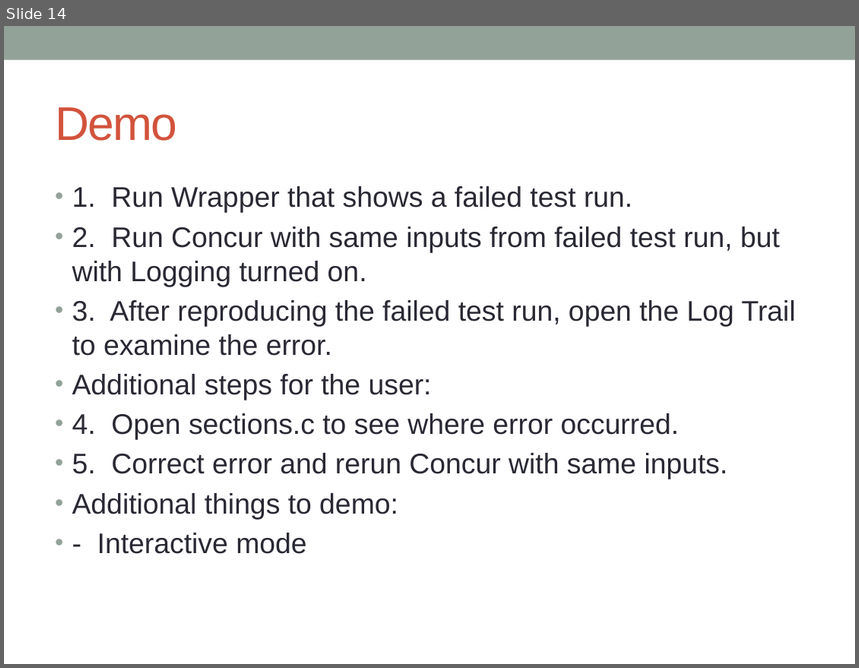
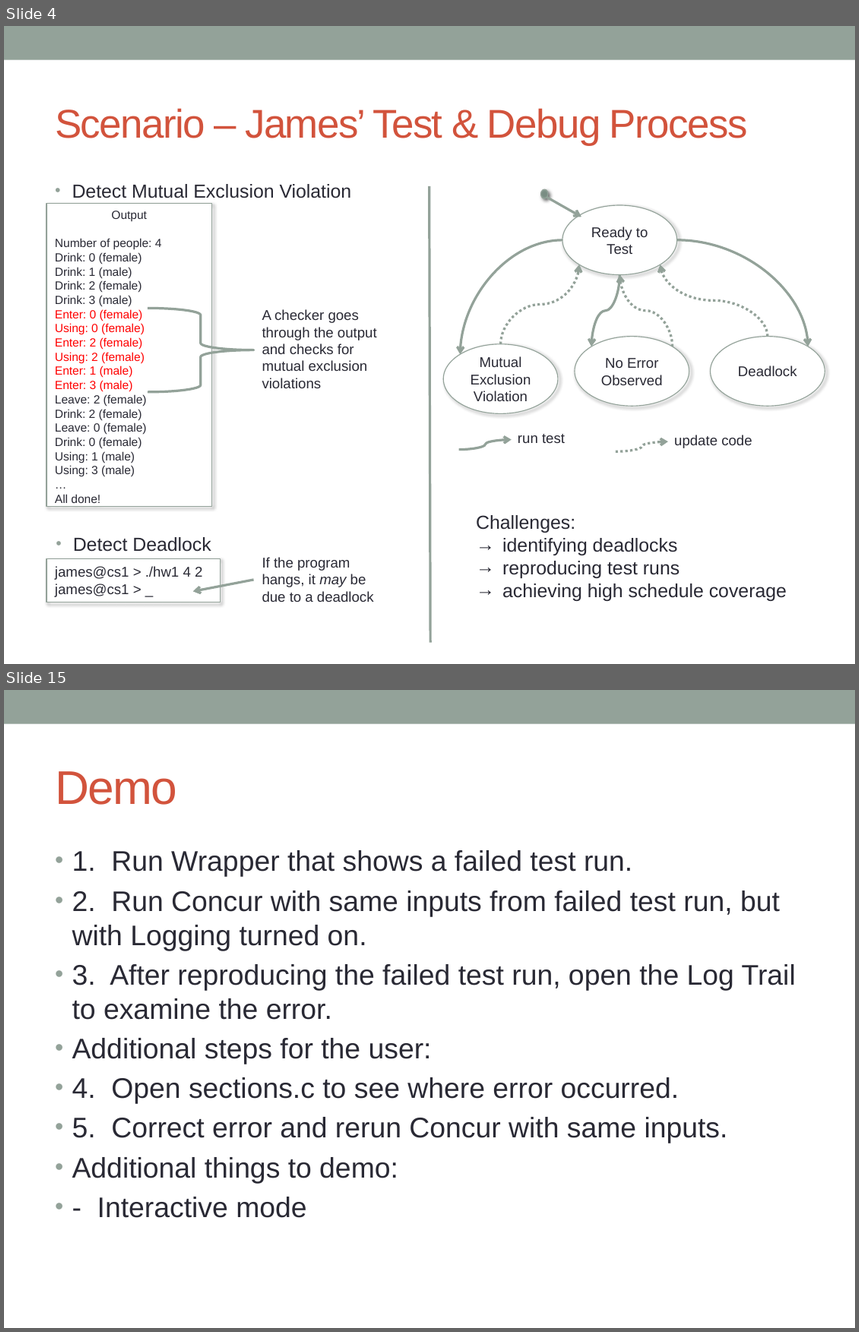
Before and after one commit to concurTestFramework/concurTestFramework, a slide deck: Documents/Concur_Presentation.pptx. Shown one above the other, each under a label of ours: slide 14 before the commit, slides 4 and 15 after it; the slides between them are not shown. The pictures are 859x668 and 859x1332 pixels, drawn with LibreOffice and Linux fonts; fonts in the diff are those of the drawing. Boxes give left, top, right and bottom in pixels: in the first picture for what was removed or moved away, otherwise in the second. Text is boxed around its words. In the diff, an @@ line names an element or a change of style, - is before the commit and + after.

```diff
--- a/Documents/Concur_Presentation.pptx
+++ b/Documents/Concur_Presentation.pptx
@@ slide 4 added at [4, 26, 855, 664], background #FFFFFF; not listed: 1 template element that a slide beside it also shows @@
@@ title added at [55, 108, 747, 145], 34 pt, text #D2533C @@
+Scenario – James’ Test & Debug Process
@@ text added at [72, 184, 352, 199], 16 pt, text #292934 @@
+• Detect Mutual Exclusion Violation
@@ rectangle added at [47, 203, 211, 506], fill #FFFFFF, outline #93A299 0.75 pt, 10 pt, text #292934 @@
+Output
+Number of people: 4
+Drink: 0 (female)
+Drink: 1 (male)
+Drink: 2 (female)
+Drink: 3 (male)
+Enter: 0 (female)
+Using: 0 (female)
+Enter: 2 (female)
+Using: 2 (female)
+Enter: 1 (male)
+Enter: 3 (male)
+Leave: 2 (female)
+Drink: 2 (female)
+Leave: 0 (female)
+Drink: 0 (female)
+Using: 1 (male)
+Using: 3 (male)
+…
+All done!
@@ line added from (430, 186) to (430, 643), #93A299 2.08 pt @@
@@ group added at [443, 189, 826, 452]: 8 curved arrows, 5 ellipses, 2 texts, 1 arrow @@
+run test
+Mutual Exclusion Violation
+Deadlock
+No Error Observed
+Ready to Test
+update code
@@ right brace added at [148, 309, 254, 393], outline #93A299 2.08 pt @@
@@ text added at [262, 309, 377, 389], 12 pt, text #292934 @@
+A checker goes through the output and checks for mutual exclusion violations
@@ text added at [476, 515, 787, 601], 16 pt, text #292934 @@
+Challenges:
+→ identifying deadlocks
+→ reproducing test runs
+→ achieving high schedule coverage
@@ group added at [47, 537, 374, 603]: 2 texts, 1 rectangle, 1 arrow @@
+If the program hangs, it may be due to a deadlock
+james@cs1 > ./hw1 4 2
+james@cs1 > _
+• Detect Deadlock
@@ what was slide 14 is now slide 15 @@
```
Also in this commit, not shown: 11 slides changed, 8 other slides added, 4 slides removed.
